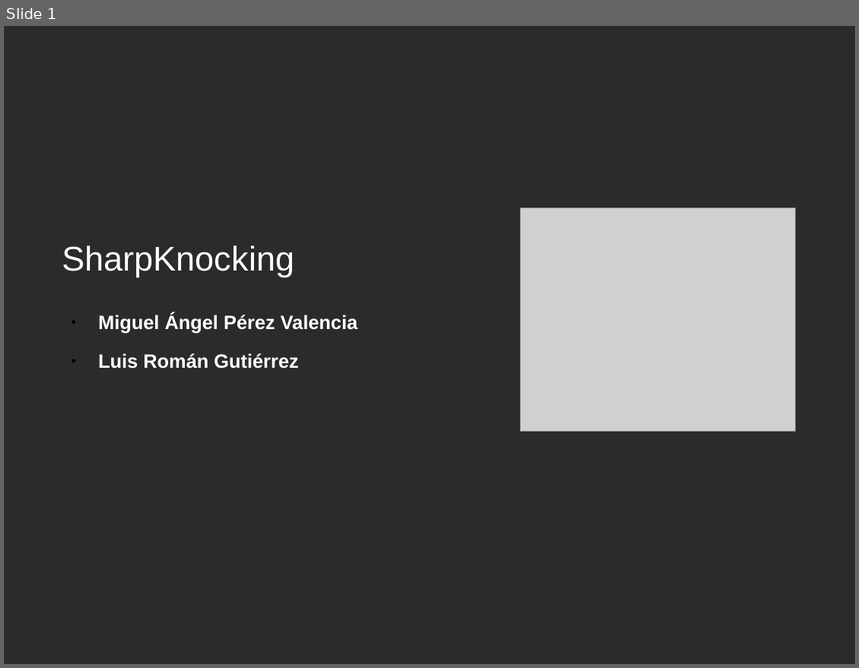
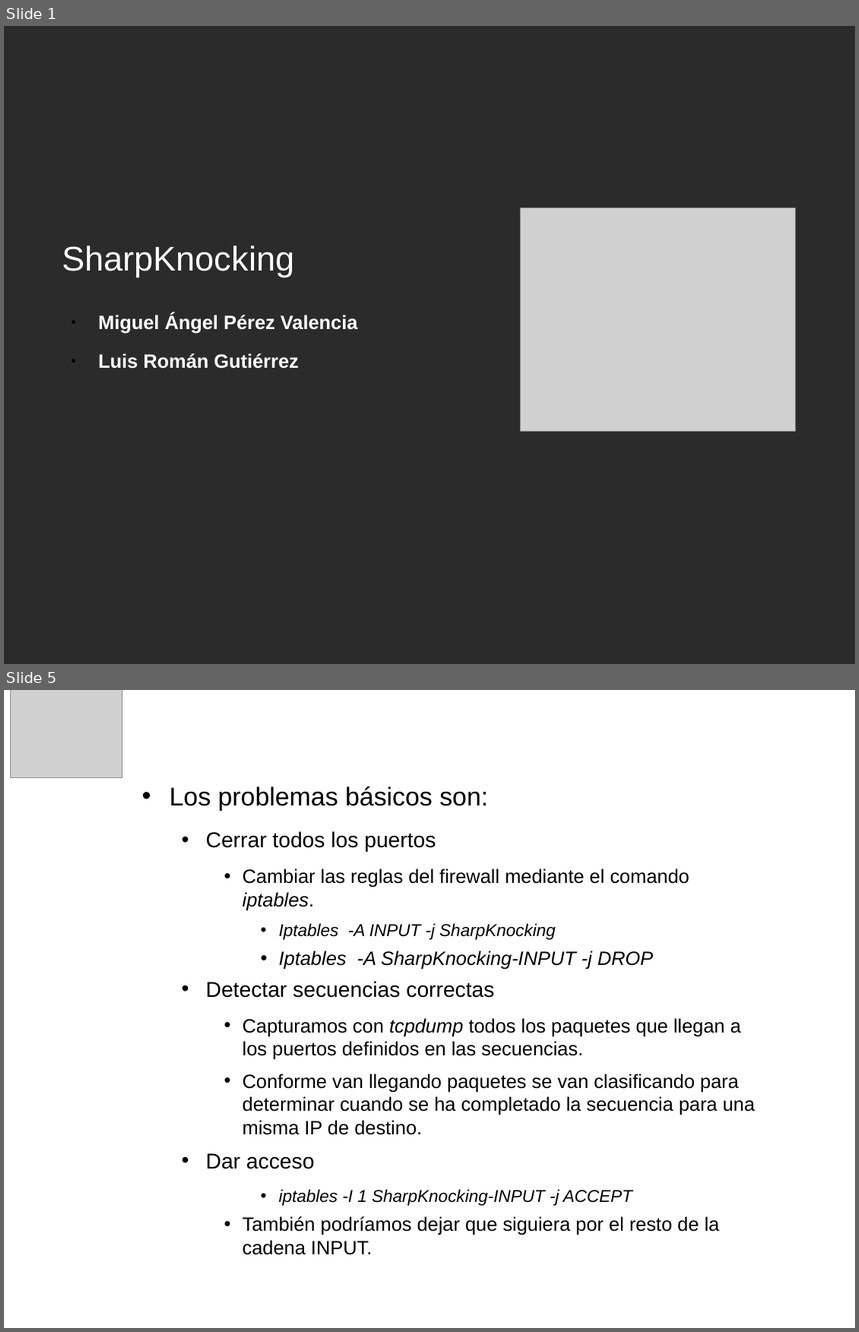
Before and after one commit to mangelp/sharpknocking, a slide deck: Doc/sharpknocking.odp. Shown one above the other, each under a label of ours: slide 1 before the commit, slides 1 and 5 after it; the slides between them are not shown. The pictures are 859x668 and 859x1332 pixels, drawn with LibreOffice and Linux fonts; fonts in the diff are those of the drawing; grey boxes stand for pictures; background and template pictures are left out; a plain dark background stands for a picture behind light text. Boxes give left, top, right and bottom in pixels: in the first picture for what was removed or moved away, otherwise in the second. Text is boxed around its words. In the diff, an @@ line names an element or a change of style, - is before the commit and + after.

```diff
--- a/Doc/sharpknocking.odp
+++ b/Doc/sharpknocking.odp
@@ slide 5 added at [4, 690, 855, 1328], background picture (left out) @@
@@ picture added at [10, 690, 123, 778] @@
@@ title added at [133, 696, 764, 760], 32 pt, text #FFFFFF @@
+¿Como funciona?
@@ text added at [170, 787, 755, 1255], 18 pt, text #000000 @@
+• Los problemas básicos son:
+  • Cerrar todos los puertos
+    • Cambiar las reglas del firewall mediante el comando iptables.
+      • Iptables -A INPUT -j SharpKnocking
+      • Iptables -A SharpKnocking-INPUT -j DROP
+  • Detectar secuencias correctas
+    • Capturamos con tcpdump todos los paquetes que llegan a los puertos definidos en las secuencias.
+    • Conforme van llegando paquetes se van clasificando para determinar cuando se ha completado la secuencia para una misma IP de destino.
+  • Dar acceso
+      • iptables -I 1 SharpKnocking-INPUT -j ACCEPT
+    • También podríamos dejar que siguiera por el resto de la cadena INPUT.
@@ page number added at [712, 1304, 853, 1328], 14 pt, text #FFFFFF, bold @@
+página 5
```
Also in this commit, not shown: 2 slides changed, 4 other slides added, 3 slides removed.
